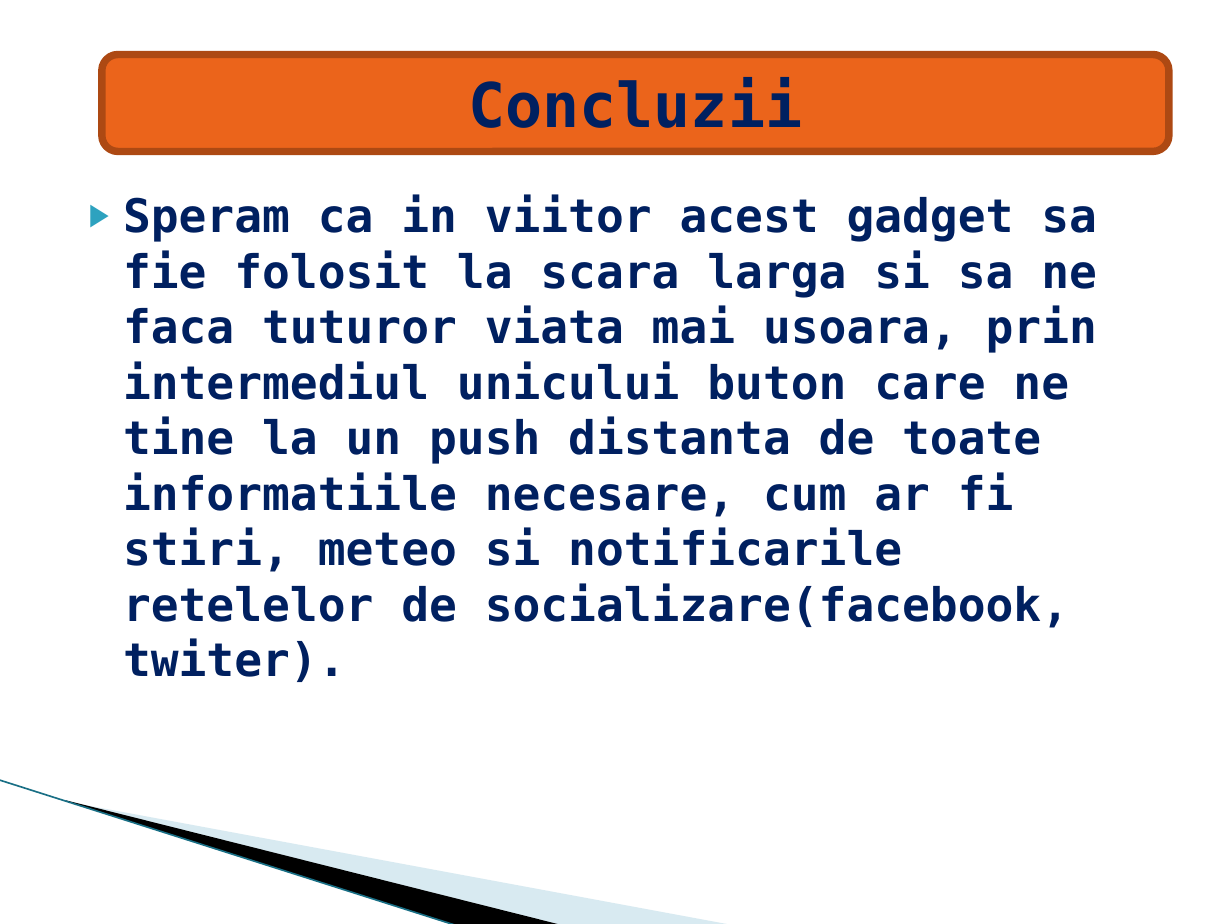
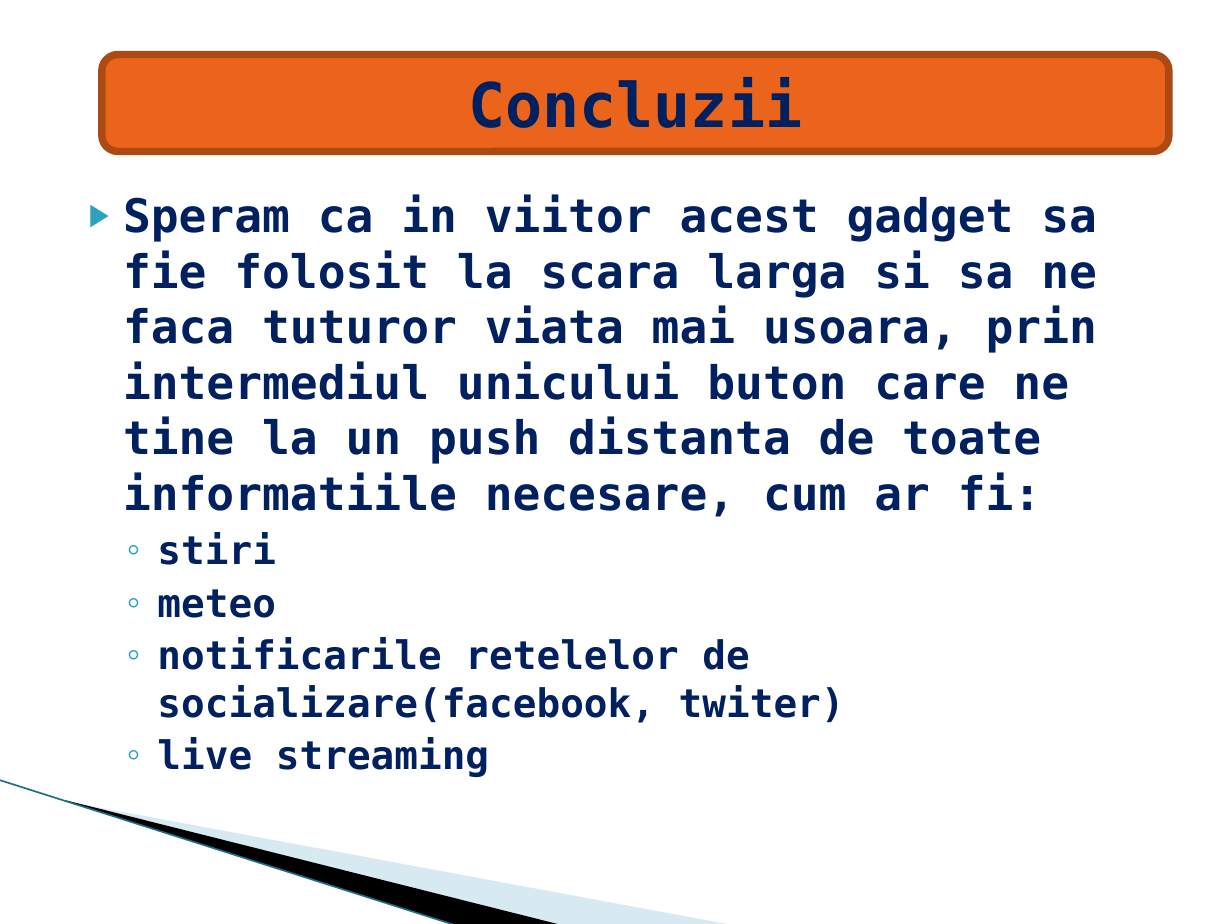
Before and after one commit to dragosionita/PiBox-Reminder, a slide deck: slide 5 of doc/Raspbery Presentation.pptx. Drawn at 1232x924 pixels with LibreOffice and Linux fonts; fonts in the diff are those of the drawing; background and template pictures are left out. Boxes give left, top, right and bottom in pixels: in the first picture for what was removed or moved away, otherwise in the second. Text is boxed around its words. In the diff, an @@ line names an element or a change of style, - is before the commit and + after.

Commit message:
New Presentation

```diff
--- a/doc/Raspbery Presentation.pptx
+++ b/doc/Raspbery Presentation.pptx
@@ text at (x1=123, y1=195, x2=1097, y2=777): text changed @@
-▶ Speram ca in viitor acest gadget sa fie folosit la scara larga si sa ne faca tuturor viata mai usoara, prin intermediul unicului buton care ne tine la un push distanta de toate informatiile necesare, cum ar fi stiri, meteo si notificarile retelelor de socializare(facebook, twiter).
+▶ Speram ca in viitor acest gadget sa fie folosit la scara larga si sa ne faca tuturor viata mai usoara, prin intermediul unicului buton care ne tine la un push distanta de toate informatiile necesare, cum ar fi:
+  ◦ stiri
+  ◦ meteo
+  ◦ notificarile retelelor de socializare(facebook, twiter)
+  ◦ live streaming
```
Also in this commit, not shown: 3 other slides changed.
